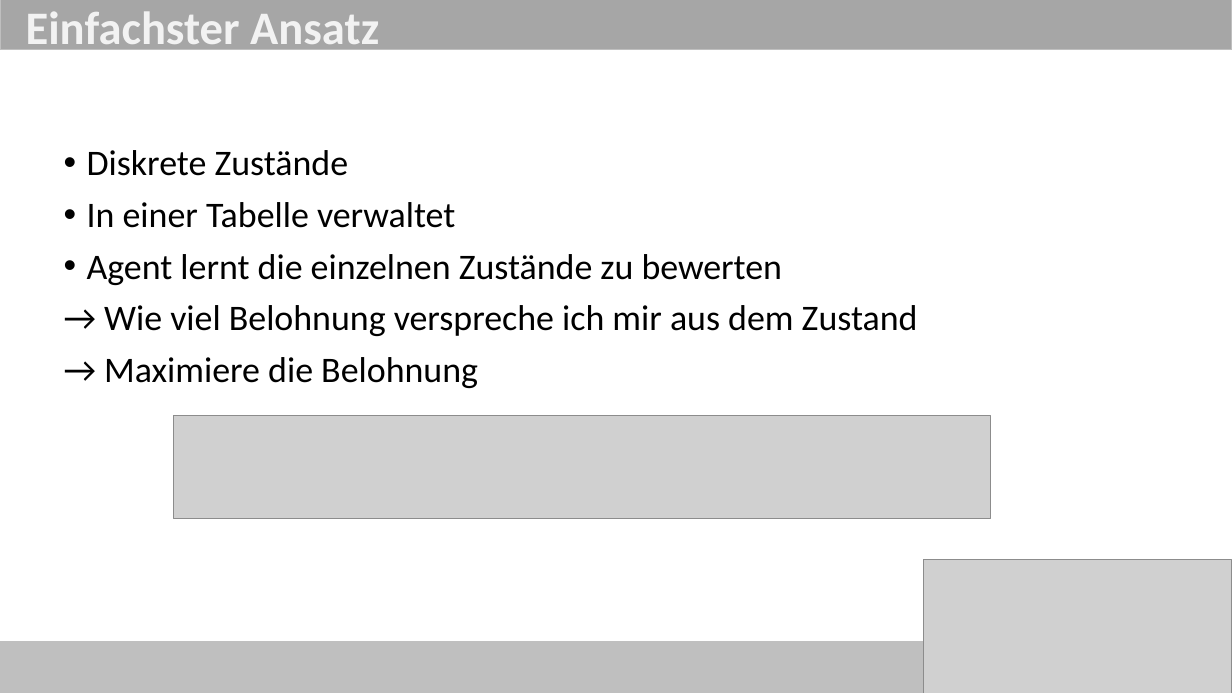
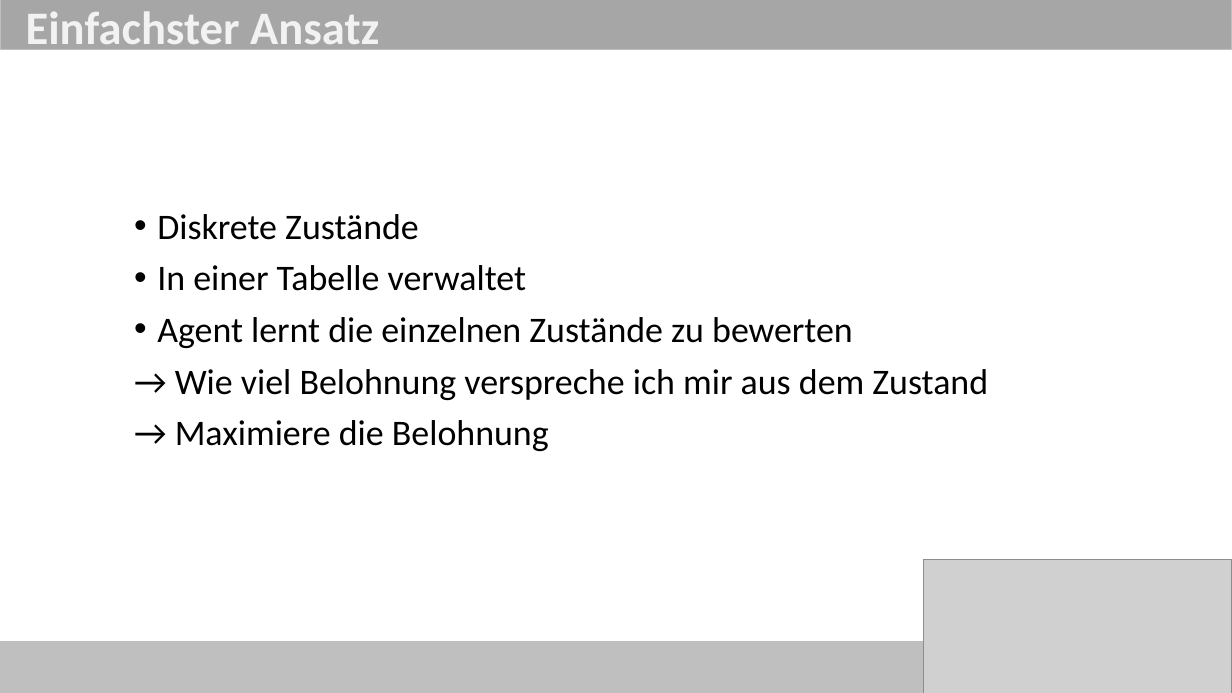
Before and after one commit to ob-algdatii-ss18/leistungsnachweis-firststeptoworlddomination, a slide deck: slide 5 of Reinforcement Learning.pptx. Drawn at 1232x693 pixels with LibreOffice and Linux fonts; fonts in the diff are those of the drawing; grey boxes stand for pictures. Boxes give left, top, right and bottom in pixels: in the first picture for what was removed or moved away, otherwise in the second. Text is boxed around its words. In the diff, an @@ line names an element or a change of style, - is before the commit and + after.

Commit message:
presentation

```diff
--- a/Reinforcement Learning.pptx
+++ b/Reinforcement Learning.pptx
@@ text "Diskrete Zustände": place and size @@
-text "Diskrete Zustände" at box(87, 150, 918, 388)
+text "Diskrete Zustände" at box(157, 214, 988, 451)
@@ picture removed at box(174, 415, 991, 518) @@
```
